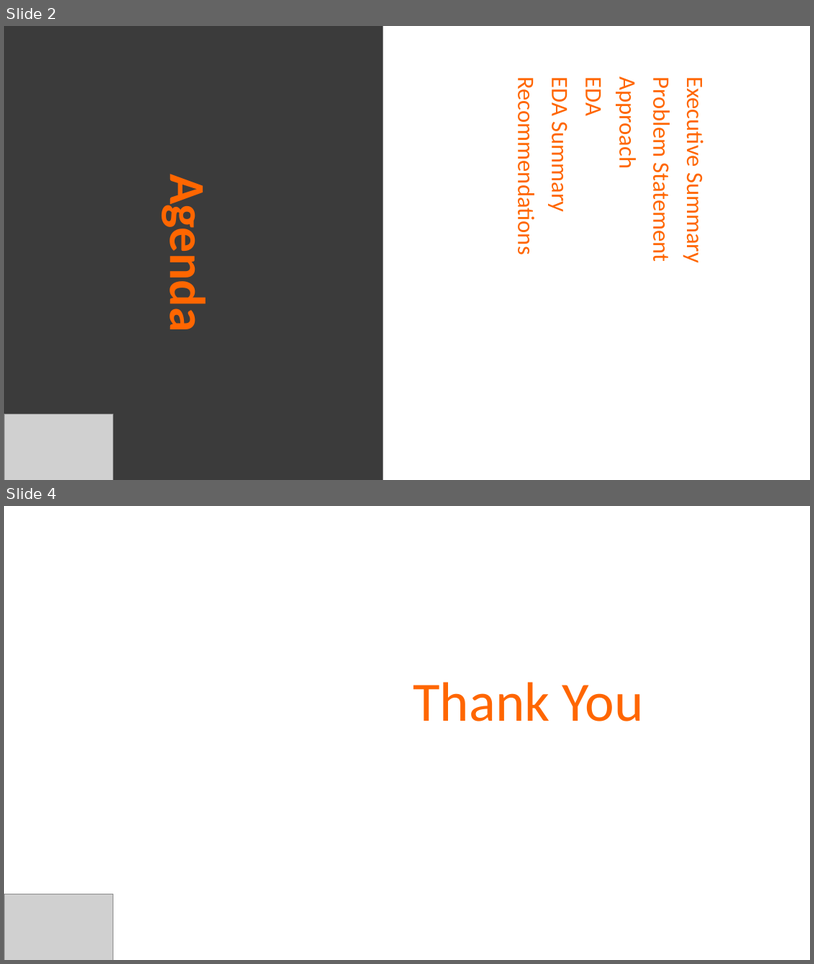
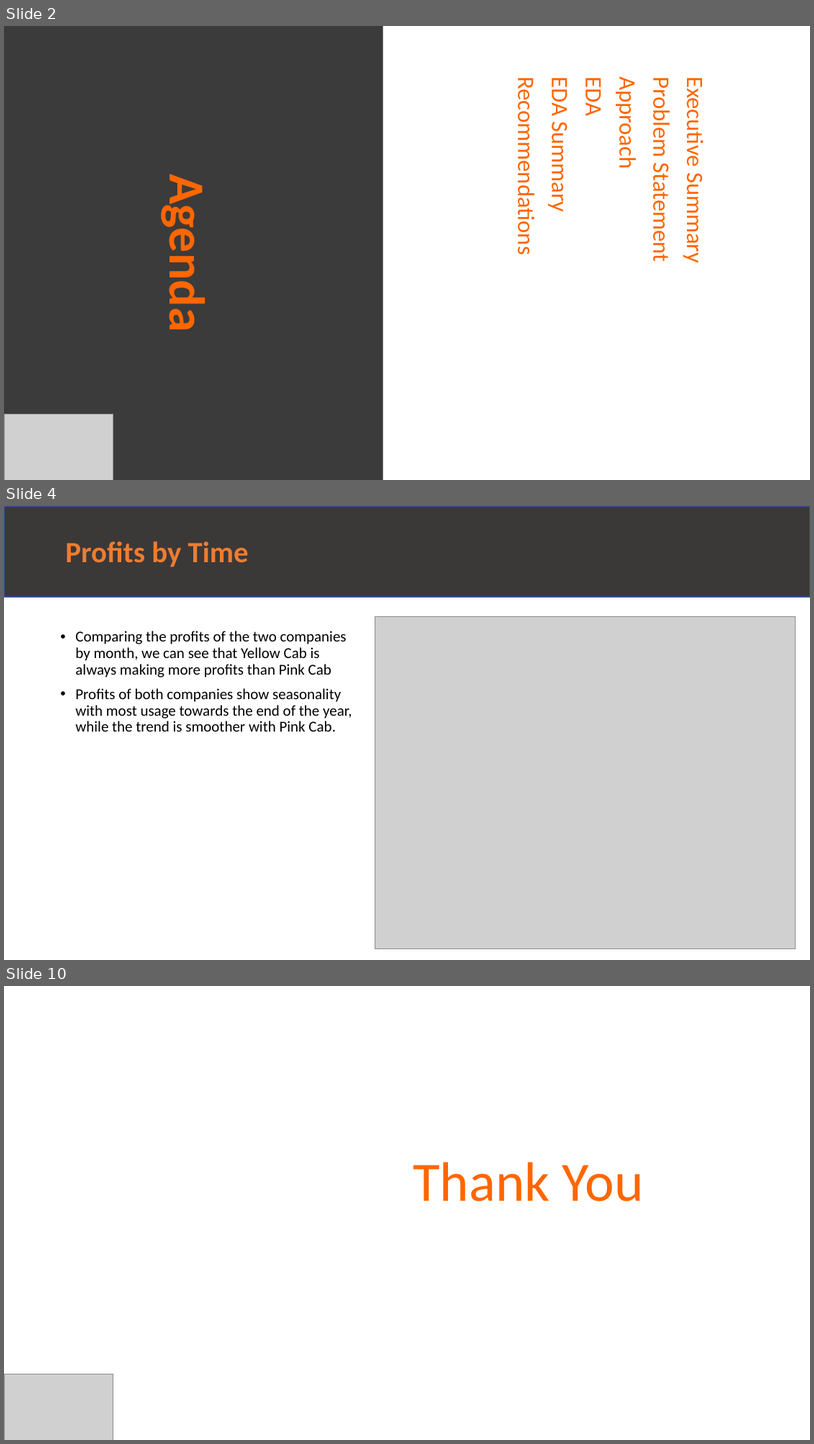
Before and after one commit to Amy0Shen/G2M-for-Cab, a slide deck: G2M_Case_Study.pptx. Shown one above the other, each under a label of ours: slides 2 and 4 before the commit, slides 2, 4 and 10 after it; the slides between them are not shown. The pictures are 814x964 and 814x1444 pixels, drawn with LibreOffice and Linux fonts; fonts in the diff are those of the drawing; grey boxes stand for pictures. Boxes give left, top, right and bottom in pixels: in the first picture for what was removed or moved away, otherwise in the second. Text is boxed around its words. In the diff, an @@ line names an element or a change of style, - is before the commit and + after.

```diff
--- a/G2M_Case_Study.pptx
+++ b/G2M_Case_Study.pptx
@@ slide 4 added at (4,506,810,960), background #FFFFFF @@
@@ rectangle added at (4,506,810,597), fill #3B3838, outline #325491 1 pt @@
@@ title added at (65,541,249,567), 35 pt, text #ED7D31, bold @@
+Profits by Time
@@ text added at (75,631,352,731), 18 pt, text #000000 @@
+• Comparing the profits of the two companies by month, we can see that Yellow Cab is always making more profits than Pink Cab
+• Profits of both companies show seasonality with most usage towards the end of the year, while the trend is smoother with Pink Cab.
@@ picture added at (376,617,795,948) @@
@@ what was slide 4 is now slide 10 @@
```
Also in this commit, not shown: 1 slide changed, 5 other slides added, 1 other file.
